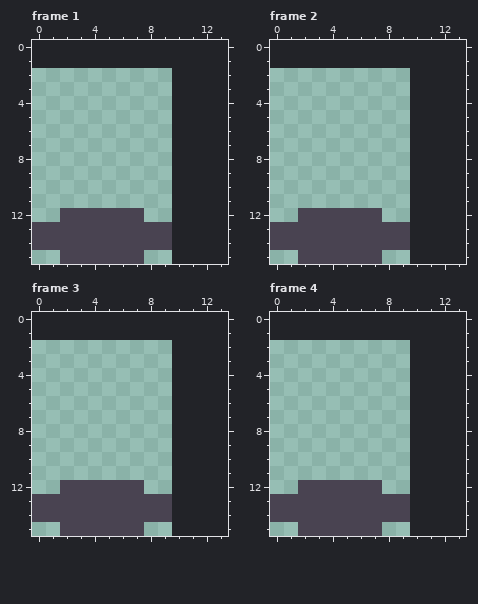
Two versions of one pixel-art file, Feed the Beast/Assets/Art/Unit/Unit.aseprite. Above is the file before it was changed.
10x14 pixels, 4 frames. Shown: frame 1, frame 2, frame 3, frame 4. The old version is drawn lined up with the new one, on the new canvas.
The same view after the edit:
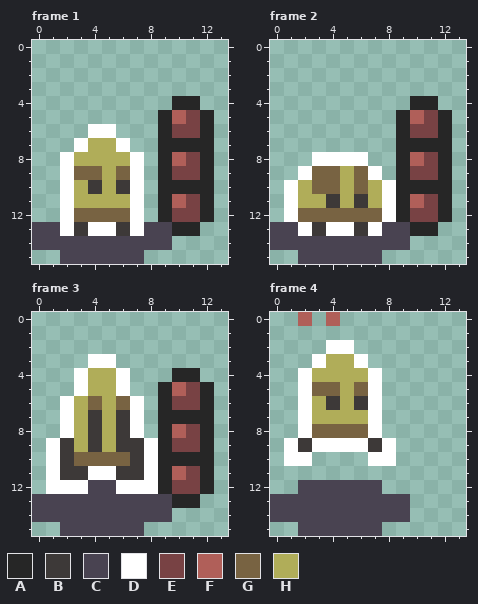
Palette (. is transparent): A #262626  B #3d3938  C #494351  D #ffffff  E #784244  F #b05f59  G #786342  H #b0ad59
Difference:
canvas 10x14 -> 14x16, the old top-left corner now at 0,2
Changed rows in their new state; - is an unchanged pixel.
Frame 1:
first column x 2:
 4 --------AA-
 5 -------AFEA
 6 --DD---AEEA
 7 -DHHD--AAAA
 8 DHHHHD-AFEA
 9 DGGHGD-AEEA
10 DHBHBD-AAAA
11 DHHHHD-AFEA
12 DGGGGD-AEEA
13 DBDDBD--AA-
Frame 2:
first column x 1:
 4 ---------AA-
 5 --------AFEA
 6 --------AEEA
 7 --------AAAA
 8 --DDDD--AFEA
 9 -DGGHGD-AEEA
10 DHGGHGHDAAAA
11 DHHBHBHDAFEA
12 DGGGGGGDAEEA
13 -DBDDBD--AA-
Frame 3:
first column x 1:
 3 ---DD-------
 4 --DHHD---AA-
 5 --DHHD--AFEA
 6 -DHGHGD-AEEA
 7 -DHBHBD-AAAA
 8 -DHBHBD-AFEA
 9 DBHBHBBDAEEA
10 DBGGGGBDAAAA
11 DBBDDBBDAFEA
12 DDD--DDDAEEA
13 ---------AA-
Frame 4:
first column x 1:
 0 -F-F----
 2 ---DD---
 3 --DHHD--
 4 -DHHHHD-
 5 -DGGHGD-
 6 -DHBHBD-
 7 -DHHHHD-
 8 -DGGGGD-
 9 DBDDDDBD
10 DD----DD
